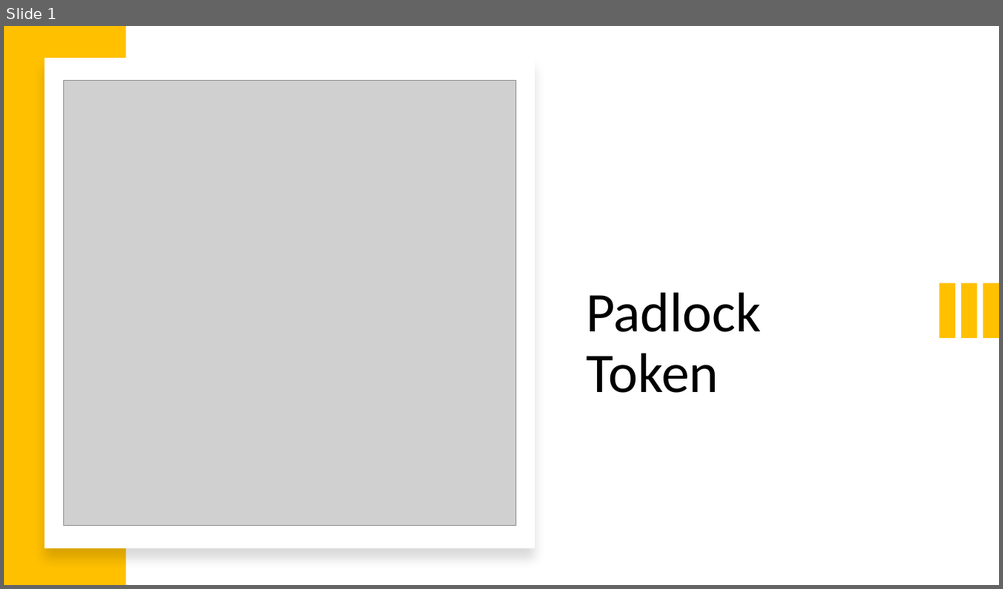
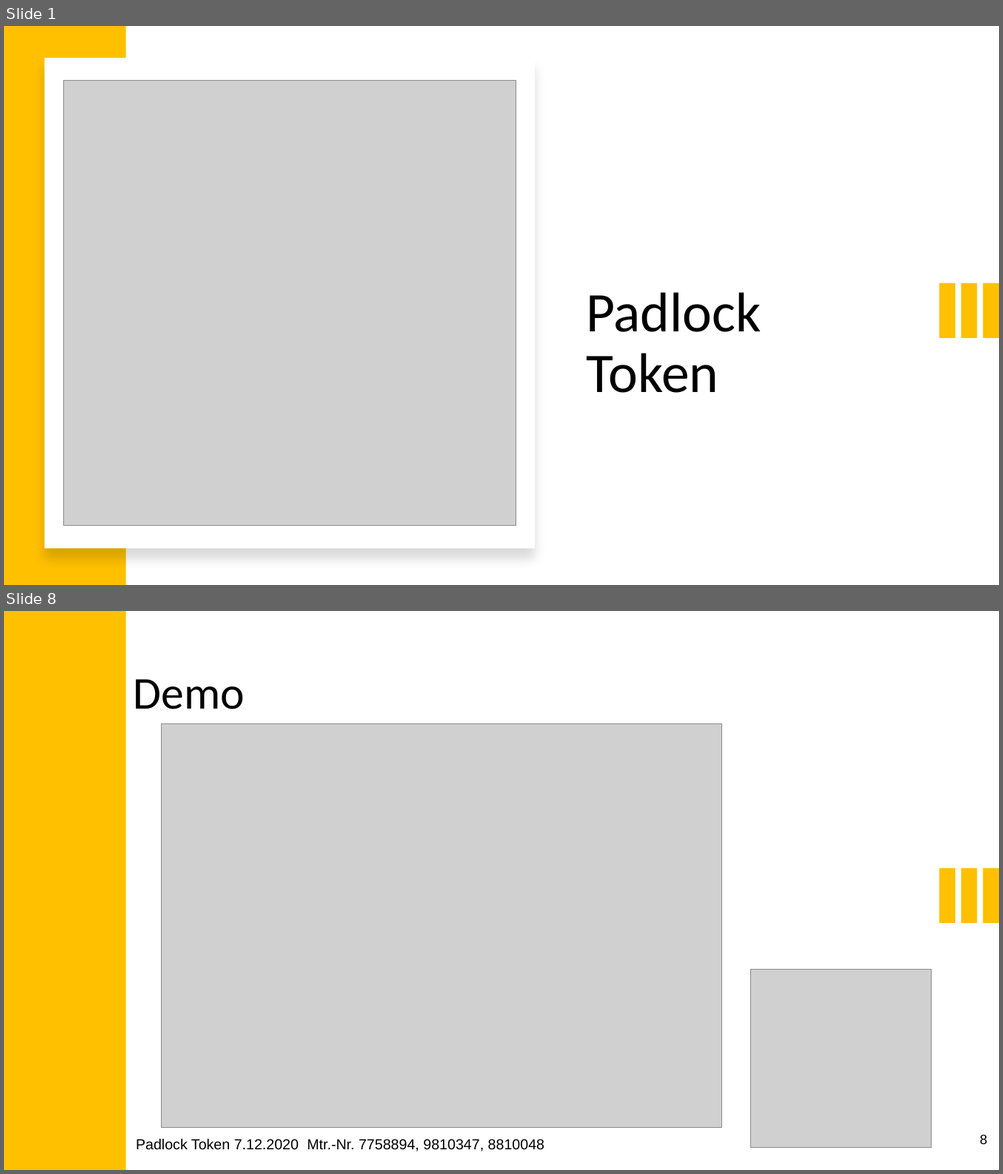
Before and after one commit to LucK1Y/Padlock-Token, a slide deck: presentation/Padlock_Token.pptx. Shown one above the other, each under a label of ours: slide 1 before the commit, slides 1 and 8 after it; the slides between them are not shown. The pictures are 1003x589 and 1003x1174 pixels, drawn with LibreOffice and Linux fonts; fonts in the diff are those of the drawing; grey boxes stand for pictures. Boxes give left, top, right and bottom in pixels: in the first picture for what was removed or moved away, otherwise in the second. Text is boxed around its words. In the diff, an @@ line names an element or a change of style, - is before the commit and + after.

```diff
--- a/presentation/Padlock_Token.pptx
+++ b/presentation/Padlock_Token.pptx
@@ slide 8 added at [4,611,999,1170], background #FFFFFF @@
@@ rectangle added at [4,611,125,1170], fill #FFC000 @@
@@ text added at [134,679,244,709], 44 pt, text #000000 @@
+Demo
@@ picture added at [162,723,722,1128] @@
@@ rectangle added at [939,869,955,923], fill #FFC000 @@
@@ rectangle added at [962,869,977,923], fill #FFC000 @@
@@ rectangle added at [983,869,999,923], fill #FFC000 @@
@@ picture added at [750,969,931,1147] @@
@@ text added at [136,1139,544,1152], 14 pt, text #000000 @@
+Padlock Token 7.12.2020 Mtr.-Nr. 7758894, 9810347, 8810048
@@ page number added at [979,1135,987,1145], 13 pt, text #000000 @@
+8
```
Also in this commit, not shown: 7 slides changed, 1 other slide added.
